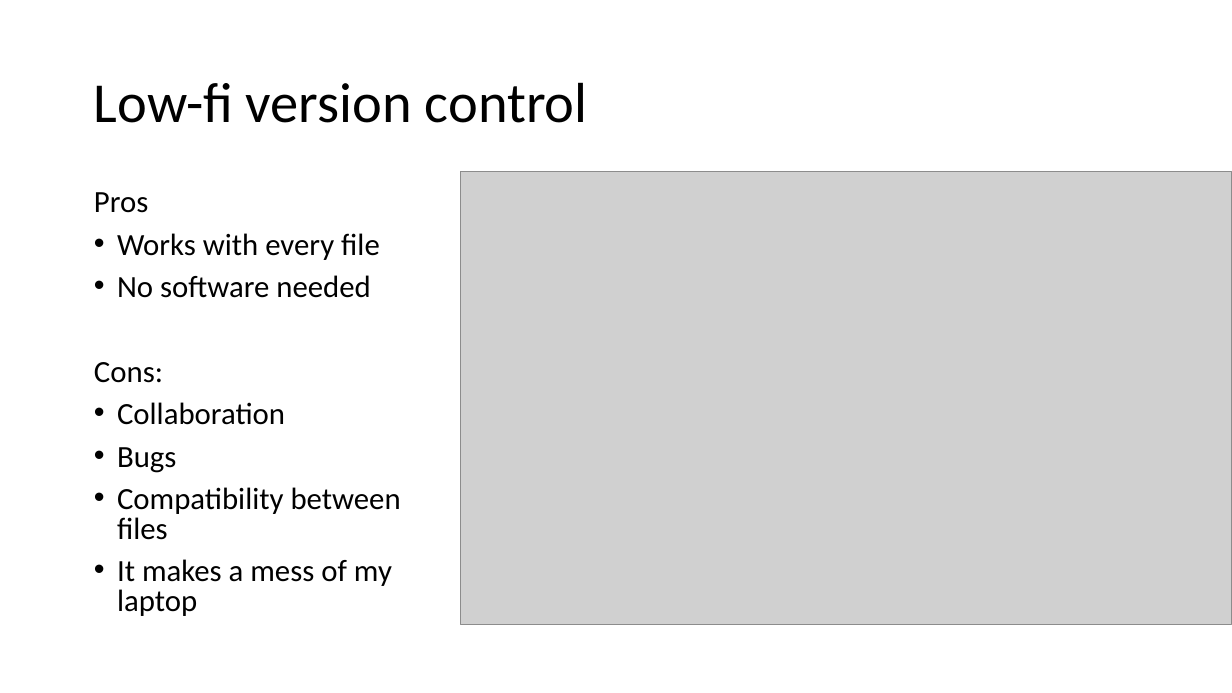
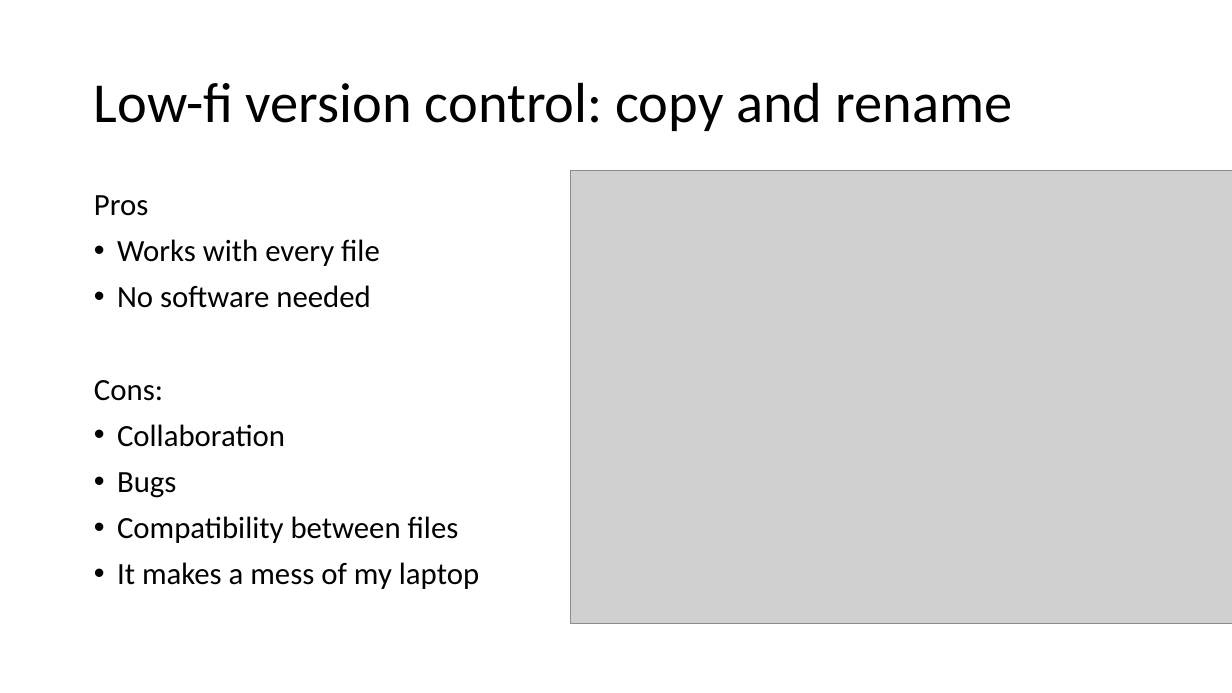
Before and after one commit to VHP4Safety/github_intro_training, a slide deck: slide 10 of powerpoints/github_part1.pptx. Drawn at 1232x693 pixels with LibreOffice and Linux fonts; fonts in the diff are those of the drawing; grey boxes stand for pictures. Boxes give left, top, right and bottom in pixels: in the first picture for what was removed or moved away, otherwise in the second. Text is boxed around its words. In the diff, an @@ line names an element or a change of style, - is before the commit and + after.

```diff
--- a/powerpoints/github_part1.pptx
+++ b/powerpoints/github_part1.pptx
@@ title at (94, 82, 1012, 131): text changed @@
-Low-fi version control
+Low-fi version control: copy and rename
@@ picture: place and size @@
-picture at (461, 171, 1232, 624)
+picture at (570, 171, 1232, 624)
@@ text "Pros" at (94, 195, 479, 589): line spacing 0.8 to 0.9 @@
```
Also in this commit, not shown: 11 other slides changed, 7 slides added, 1 other file.
